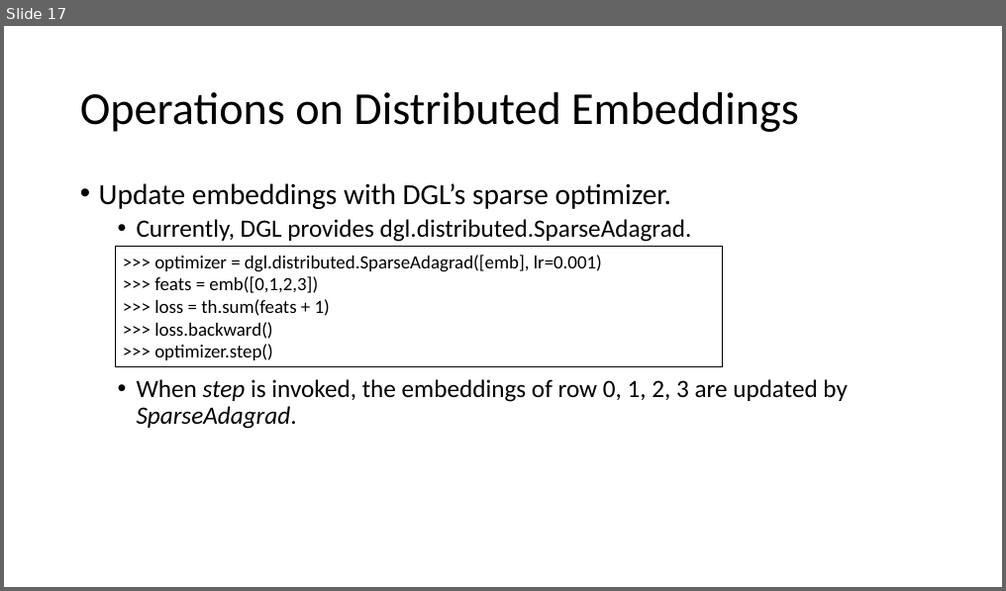
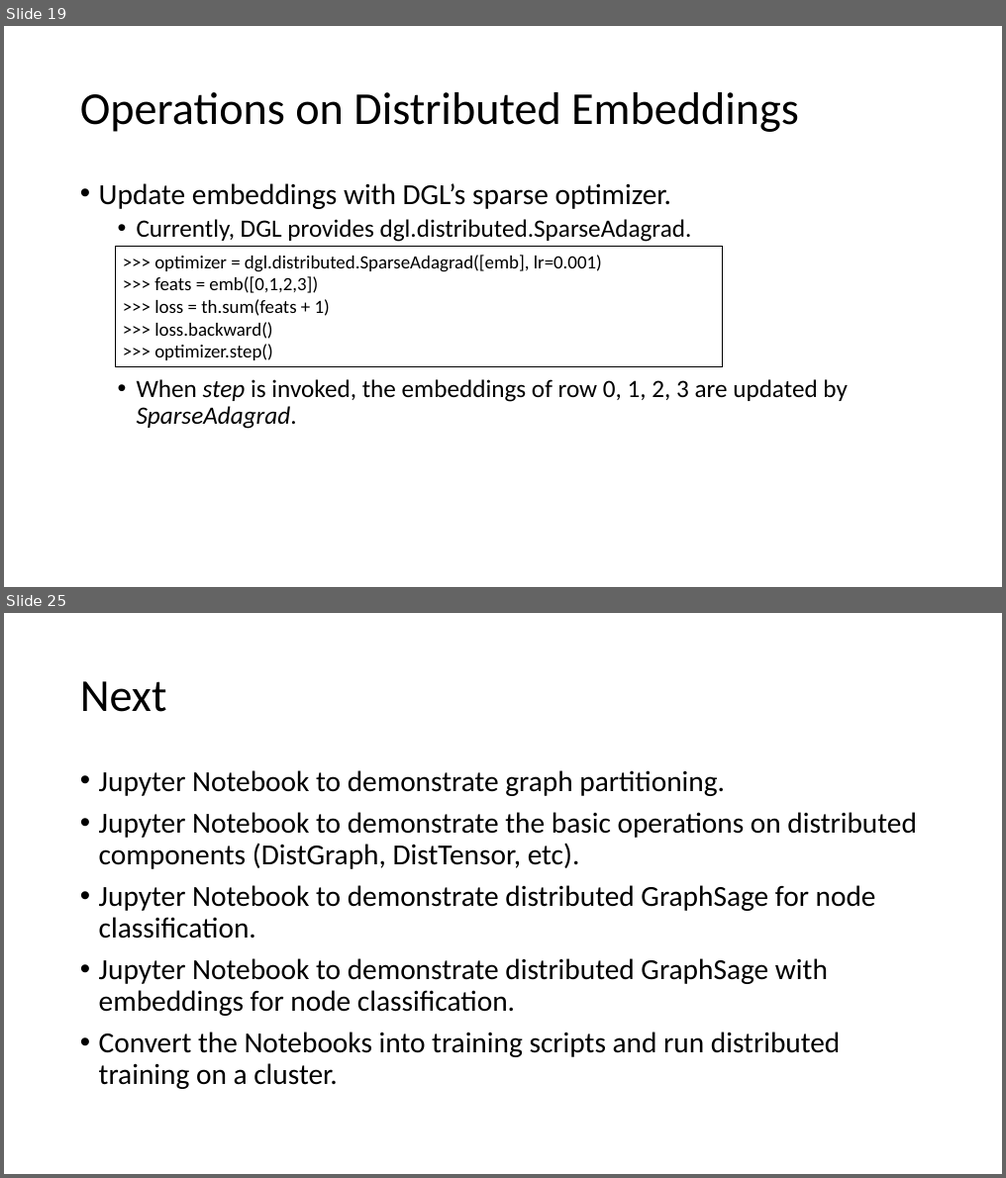
Before and after one commit to dglai/KDD20-Hands-on-Tutorial, a slide deck: 5-distributed/distributed training tutorial.pptx. Shown one above the other, each under a label of ours: slide 17 before the commit, slides 19 and 25 after it; the slides between them are not shown. The pictures are 1006x591 and 1006x1178 pixels, drawn with LibreOffice and Linux fonts; fonts in the diff are those of the drawing. Boxes give left, top, right and bottom in pixels: in the first picture for what was removed or moved away, otherwise in the second. Text is boxed around its words. In the diff, an @@ line names an element or a change of style, - is before the commit and + after.

```diff
--- a/5-distributed/distributed training tutorial.pptx
+++ b/5-distributed/distributed training tutorial.pptx
@@ slide 25 added at <box>4,613,1002,1174</box>, background #FFFFFF @@
@@ title added at <box>80,681,167,712</box>, 44 pt, text #000000 @@
+Next
@@ text added at <box>99,770,916,1089</box>, 28 pt, text #000000 @@
+• Jupyter Notebook to demonstrate graph partitioning.
+• Jupyter Notebook to demonstrate the basic operations on distributed components (DistGraph, DistTensor, etc).
+• Jupyter Notebook to demonstrate distributed GraphSage for node classification.
+• Jupyter Notebook to demonstrate distributed GraphSage with embeddings for node classification.
+• Convert the Notebooks into training scripts and run distributed training on a cluster.
@@ what was slide 17 is now slide 19 @@
```
Also in this commit, not shown: 11 slides changed, 4 other slides added, 1 slide removed.
